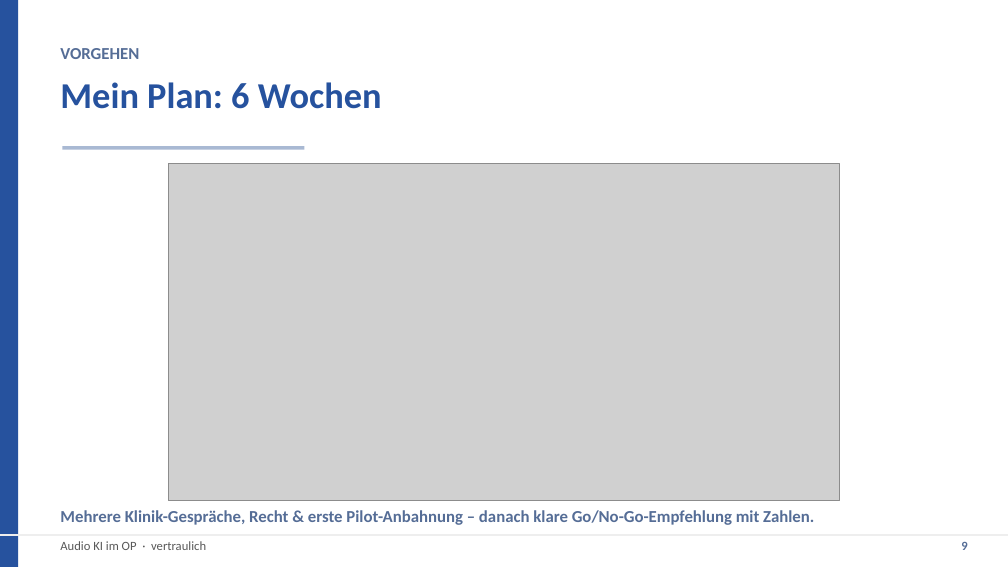
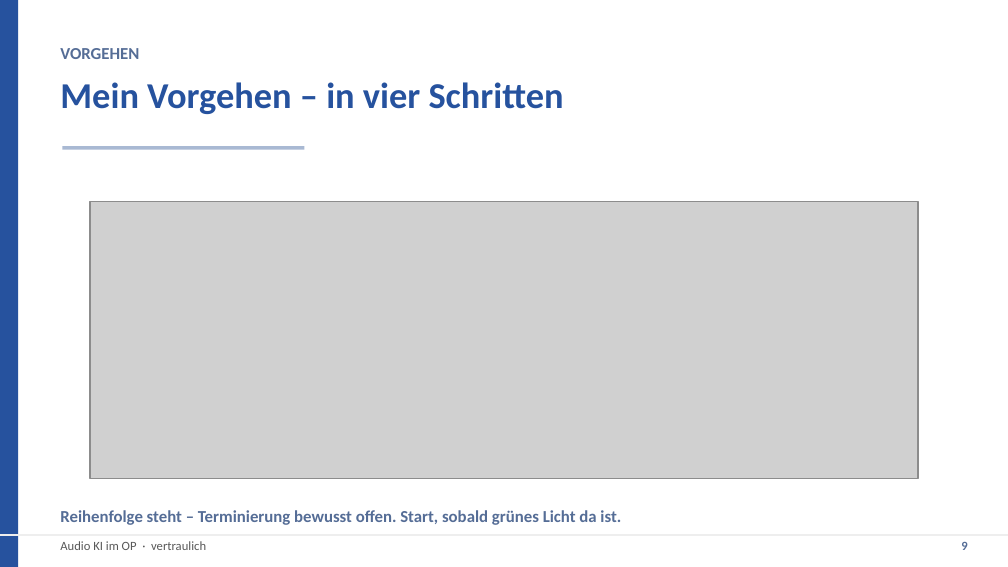
Before and after one commit to Sebastianue/hallo-github, a slide deck: slide 9 of audio-ki-op/praesentation/Audio-KI-OP-Praesentation.pptx. Drawn at 1008x567 pixels with LibreOffice and Linux fonts; fonts in the diff are those of the drawing; grey boxes stand for pictures; background and template pictures are left out. Boxes give left, top, right and bottom in pixels: in the first picture for what was removed or moved away, otherwise in the second. Text is boxed around its words. In the diff, an @@ line names an element or a change of style, - is before the commit and + after.

```diff
--- a/audio-ki-op/praesentation/Audio-KI-OP-Praesentation.pptx
+++ b/audio-ki-op/praesentation/Audio-KI-OP-Praesentation.pptx
@@ text at [60, 82, 564, 114]: text changed @@
-Mein Plan: 6 Wochen
+Mein Vorgehen – in vier Schritten
@@ picture: place and size @@
-picture at [168, 163, 840, 501]
+picture at [90, 202, 917, 479]
@@ text at [60, 510, 621, 525]: text changed @@
-Mehrere Klinik-Gespräche, Recht & erste Pilot-Anbahnung – danach klare Go/No-Go-Empfehlung mit Zahlen.
+Reihenfolge steht – Terminierung bewusst offen. Start, sobald grünes Licht da ist.
```
Also in this commit, not shown: 2 other slides changed, 3 other files.
